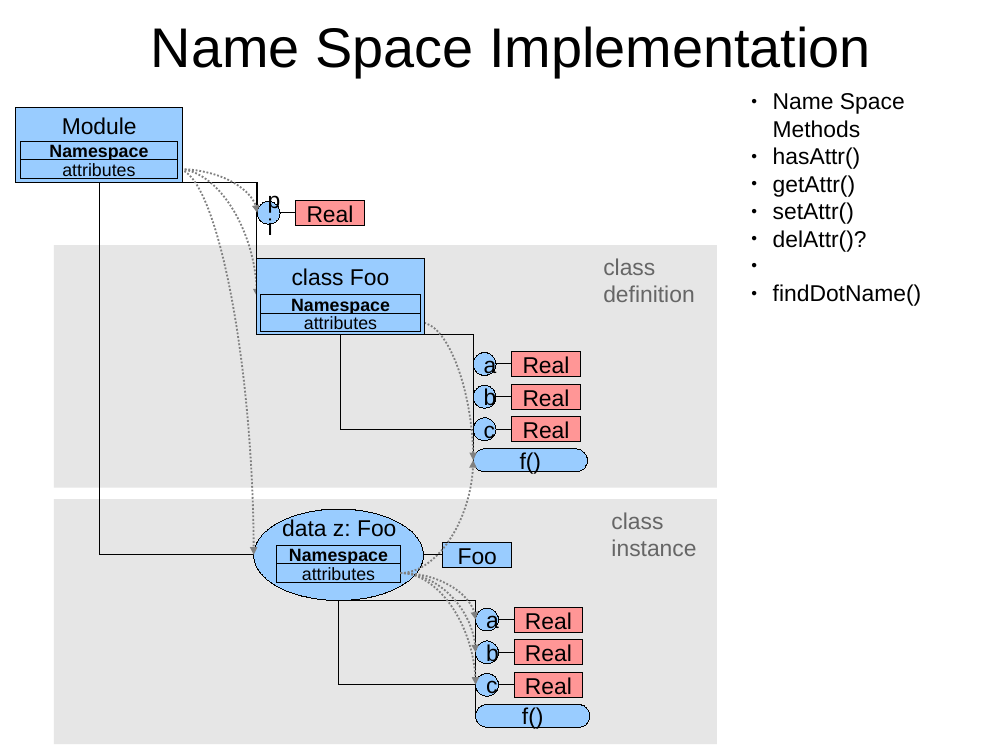
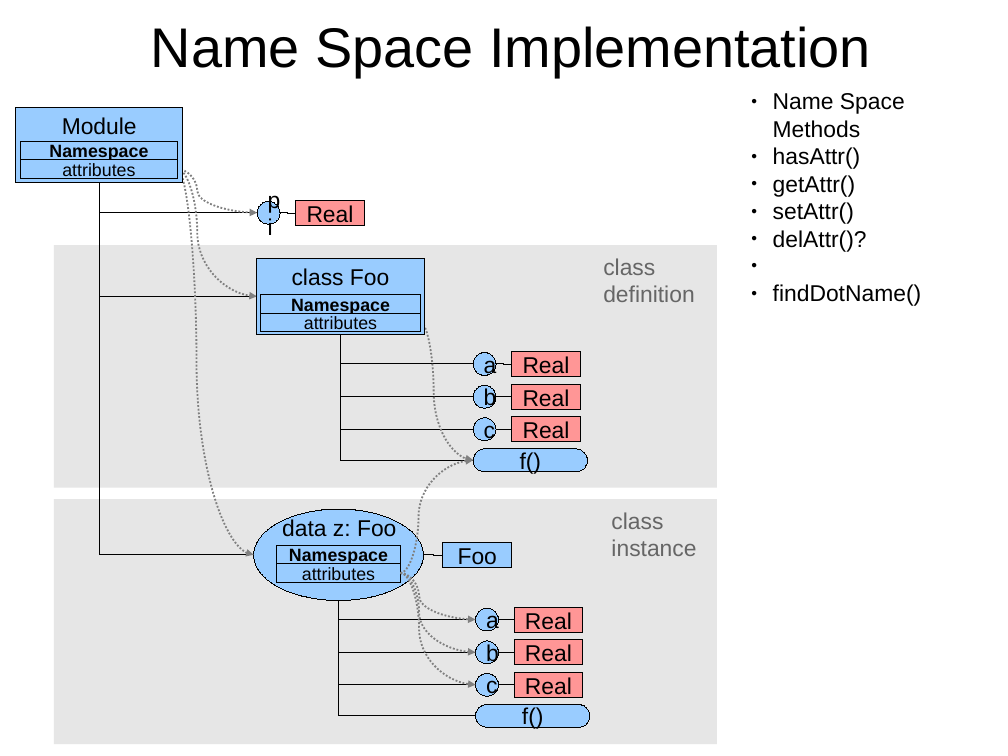
Before and after one commit to eike-welk/freeode, a slide deck: slide 7 of freeode_py/SIML Compiler Outline.odp. Drawn at 1008x756 pixels with LibreOffice and Linux fonts; fonts in the diff are those of the drawing. Boxes give left, top, right and bottom in pixels: in the first picture for what was removed or moved away, otherwise in the second. Text is boxed around its words. In the diff, an @@ line names an element or a change of style, - is before the commit and + after.

Commit message:
started implementation of function argument handling.

```diff
--- a/freeode_py/SIML Compiler Outline.odp
+++ b/freeode_py/SIML Compiler Outline.odp
@@ curved arrow (177, 169) - (257, 213): route changed @@
@@ curved arrow (177, 169) - (257, 296): route changed @@
@@ curved arrow (177, 169) - (253, 555): route changed @@
@@ elbow line (100, 183) - (257, 296): route changed @@
@@ elbow line (100, 183) - (257, 213): route changed @@
@@ curved arrow (421, 323) - (474, 460): route changed @@
@@ elbow line (340, 334) - (474, 364): route changed @@
@@ elbow line (340, 334) - (474, 397): route changed @@
@@ elbow line (340, 334) - (474, 460): route changed @@
@@ curved arrow (401, 574) - (474, 460): route changed @@
@@ elbow line (424, 555) - (444, 555): route changed @@
@@ curved arrow (401, 574) - (476, 685): route changed @@
@@ curved arrow (401, 574) - (476, 652): route changed @@
@@ curved arrow (401, 574) - (476, 620): route changed @@
@@ elbow line (338, 601) - (476, 620): route changed @@
@@ elbow line (338, 601) - (476, 652): route changed @@
@@ elbow line (338, 601) - (476, 716): route changed @@
```
Also in this commit, not shown: 4 other slides changed, 1 slide added, 3 other files.
